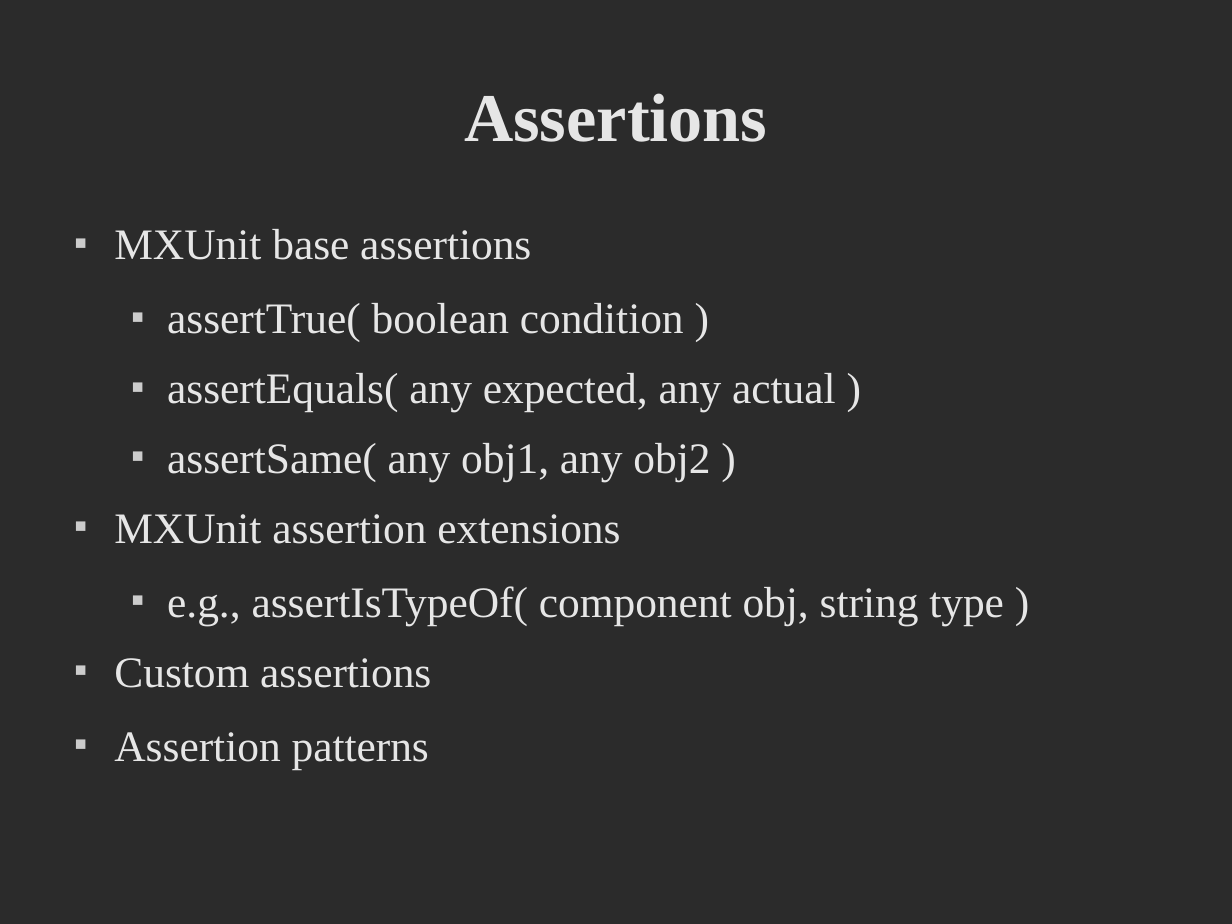
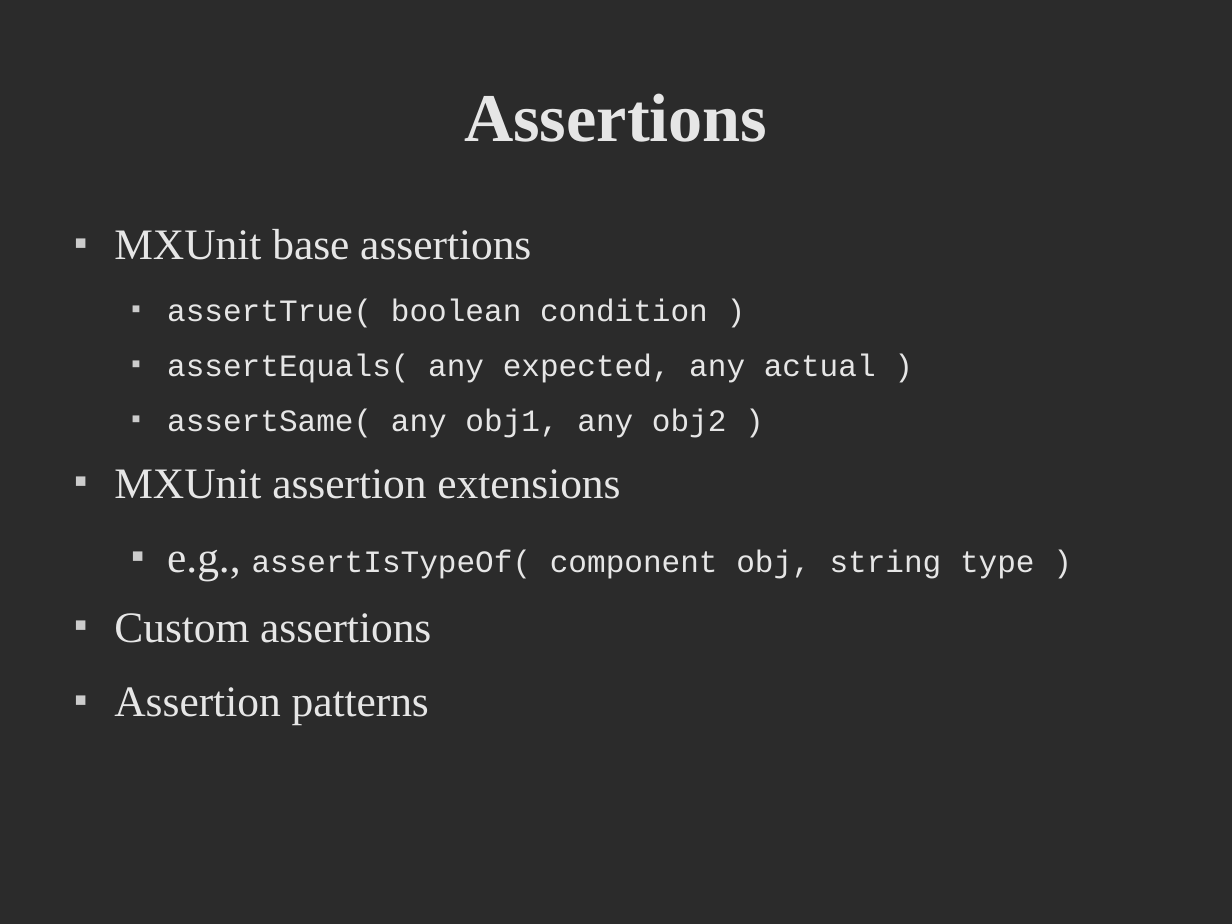
Before and after one commit to jamiekrug/cf-unit-testing-preso, a slide deck: slide 9 of slides/cf-unit-testing_cf-dev-week.odp. Drawn at 1232x924 pixels with LibreOffice and Linux fonts; fonts in the diff are those of the drawing; background and template pictures are left out; a plain dark background stands for a picture behind light text. Boxes give left, top, right and bottom in pixels: in the first picture for what was removed or moved away, otherwise in the second. Text is boxed around its words. In the diff, an @@ line names an element or a change of style, - is before the commit and + after.

Commit message:
Change slides to use more common fonts.

```diff
--- a/slides/cf-unit-testing_cf-dev-week.odp
+++ b/slides/cf-unit-testing_cf-dev-week.odp
@@ text at (167,299,1035,581): size 28 to 20 pt, font Times New Roman to Courier New in "assertTrue( boolean condition )", "assertEquals( any expected, any actual )", "assertSame( any obj1, any obj2 )", "assertIsTypeOf( component obj, string type )" @@
```
Also in this commit, not shown: 9 other slides changed, 1 other file.
